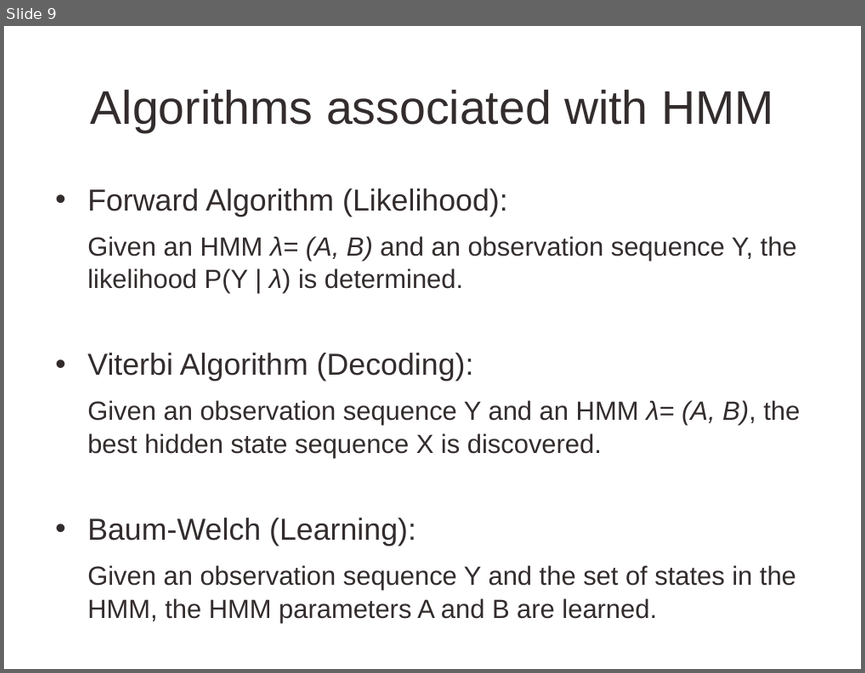
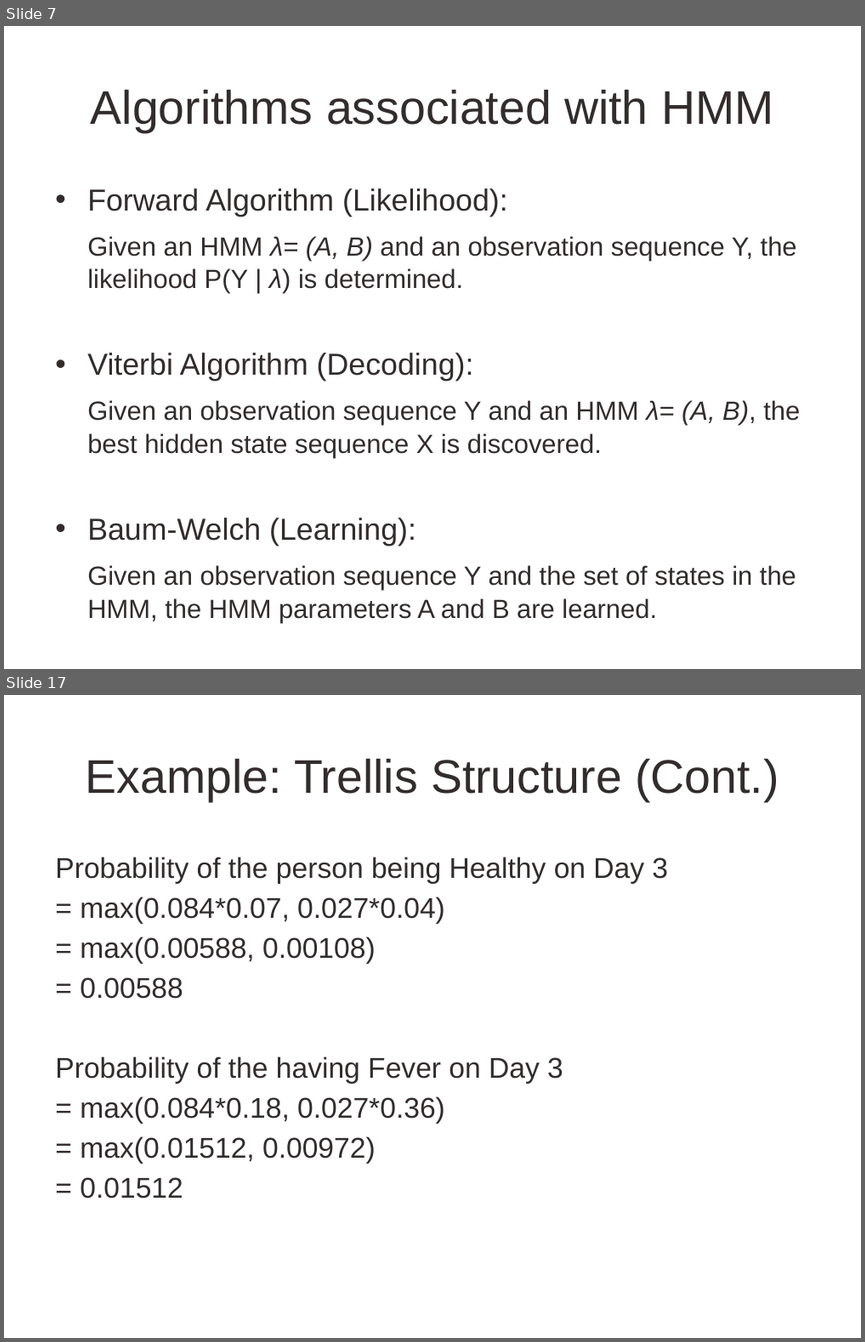
Before and after one commit to CourseReps/ECEN662-Spring2017, a slide deck: Students/KJyotsna/ECEN 662 - Inference on Markov Chain.pptx. Shown one above the other, each under a label of ours: slide 9 before the commit, slides 7 and 17 after it; the slides between them are not shown. The pictures are 865x673 and 865x1342 pixels, drawn with LibreOffice and Linux fonts; fonts in the diff are those of the drawing; background and template pictures are left out. Boxes give left, top, right and bottom in pixels: in the first picture for what was removed or moved away, otherwise in the second. Text is boxed around its words. In the diff, an @@ line names an element or a change of style, - is before the commit and + after.

```diff
--- a/Students/KJyotsna/ECEN 662 - Inference on Markov Chain.pptx
+++ b/Students/KJyotsna/ECEN 662 - Inference on Markov Chain.pptx
@@ slide 17 added at bbox=[4, 695, 861, 1338], background picture (left out) @@
@@ title added at bbox=[86, 759, 778, 801], 39.6 pt, text #332C2C @@
+Example: Trellis Structure (Cont.)
@@ text added at bbox=[55, 857, 668, 1198], 24 pt, text #332C2C @@
+Probability of the person being Healthy on Day 3
+= max(0.084*0.07, 0.027*0.04)
+= max(0.00588, 0.00108)
+= 0.00588
+Probability of the having Fever on Day 3
+= max(0.084*0.18, 0.027*0.36)
+= max(0.01512, 0.00972)
+= 0.01512
@@ what was slide 9 is now slide 7 @@
```
Also in this commit, not shown: 2 slides changed, 13 other slides added, 2 slides removed.
